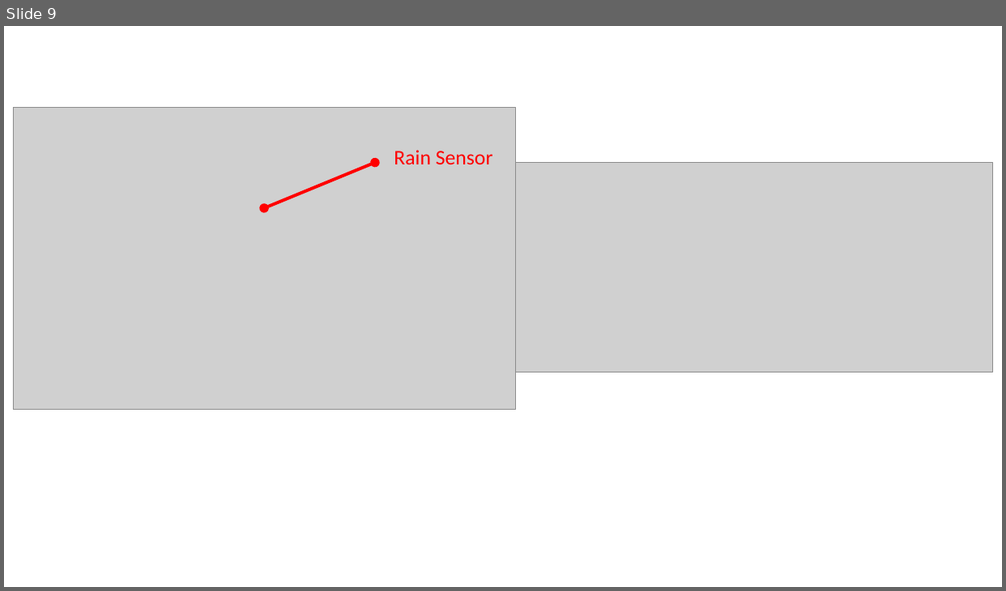
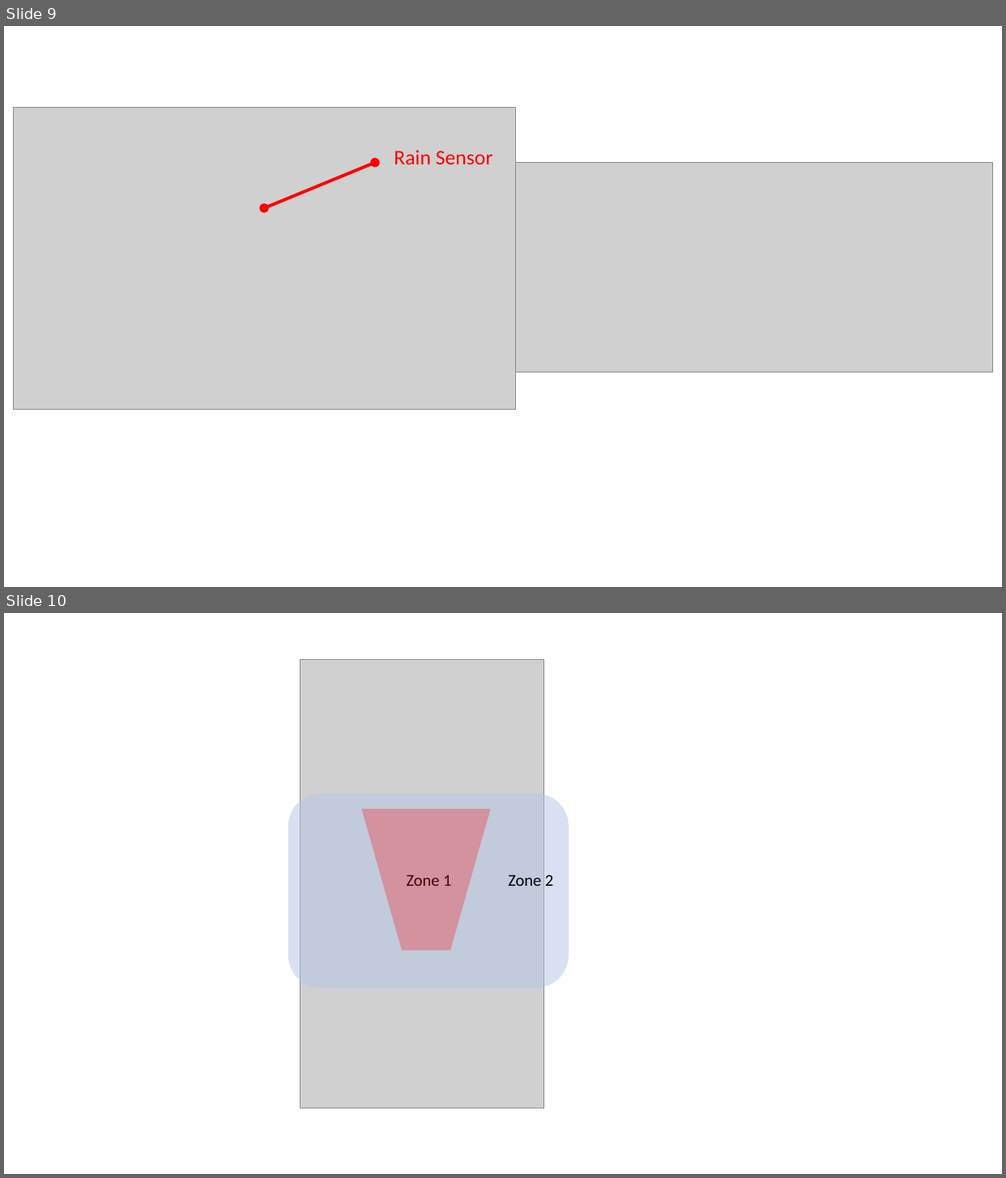
Before and after one commit to majianjia/QingStation, a slide deck: doc/figures/digrams.pptx. Shown one above the other, each under a label of ours: slide 9 before the commit, slides 9 and 10 after it. The pictures are 1006x591 and 1006x1178 pixels, drawn with LibreOffice and Linux fonts; fonts in the diff are those of the drawing; grey boxes stand for pictures. Boxes give left, top, right and bottom in pixels: in the first picture for what was removed or moved away, otherwise in the second. Text is boxed around its words. In the diff, an @@ line names an element or a change of style, - is before the commit and + after.

```diff
--- a/doc/figures/digrams.pptx
+++ b/doc/figures/digrams.pptx
@@ slide 10 added at (x1=4, y1=613, x2=1002, y2=1174), background #FFFFFF @@
@@ picture added at (x1=300, y1=659, x2=543, y2=1109) @@
@@ rounded rectangle added at (x1=288, y1=794, x2=569, y2=987), fill #B4C7E7 at 52% opacity @@
@@ trapezoid added at (x1=362, y1=809, x2=491, y2=951), fill #FF0000 at 28% opacity @@
@@ text added at (x1=407, y1=875, x2=451, y2=886), 16 pt, text #000000 @@
+Zone 1
@@ text added at (x1=508, y1=875, x2=553, y2=886), 16 pt, text #000000 @@
+Zone 2
```
Also in this commit, not shown: 2 other slides added, 21 other files.
